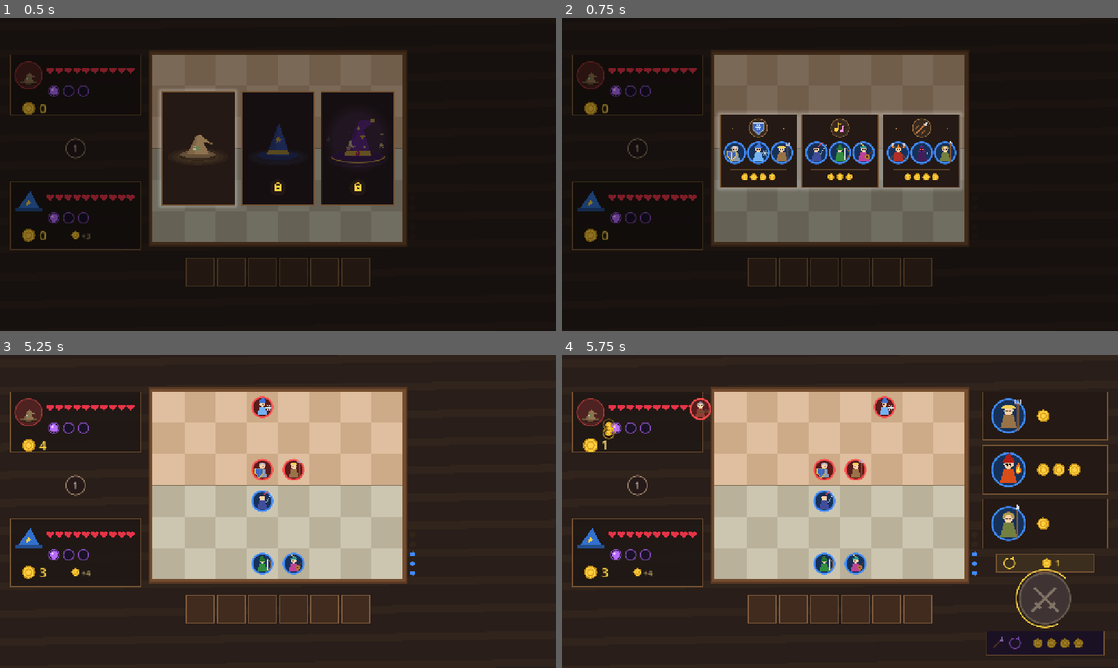
Above: before the commit, frames 1-4 (two rows, left to right).
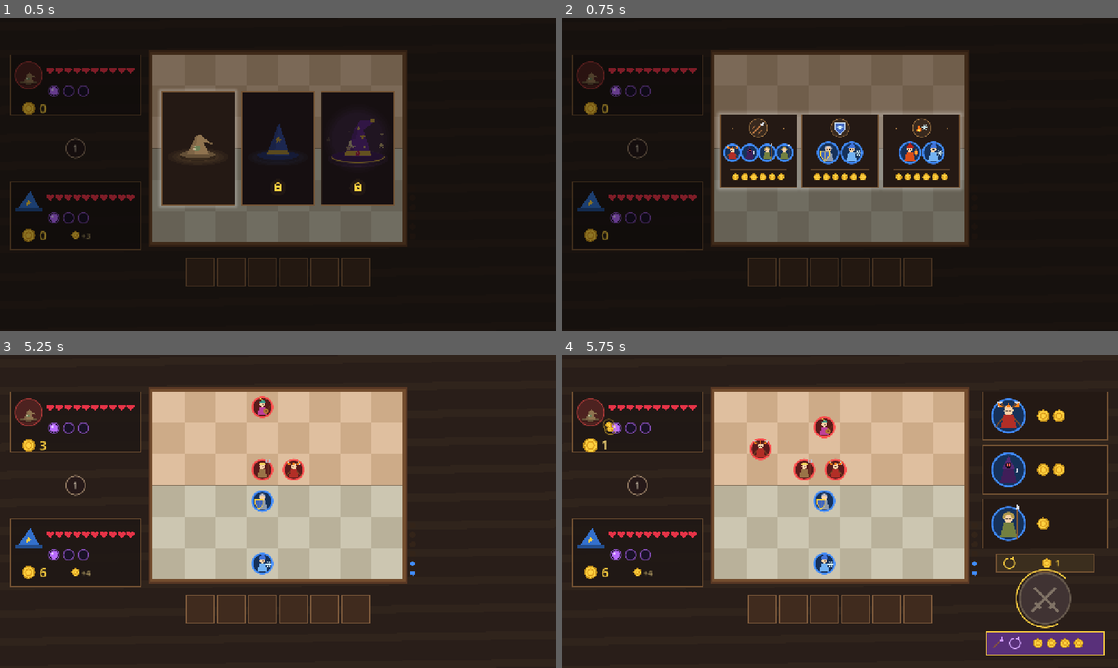
Above: after the commit, the same moments.

Repository: JaspervanderSter/game-off-2026
Game: Godot game, scene res://main.tscn
Same seed, same stepped clock (60 frames per second), same inputs: the game is played once before the commit and once after it. Sound files missing from this copy of the repository are replaced by a short silence.
Inputs (mouse positions are in pixels of both pictures, inside the frame that each line leads up to):
- Up to frame 1 (0.5 s): no input
- Up to frame 2 (0.75 s): tap Enter at 0.5 s; move the mouse to (962, 158) at 0.52 s; tap 1 at 0.6 s; click (962, 158) at 0.67 s
- Up to frame 3 (5.25 s): tap Space at 0.77, 1.25, 2.75, 3.77, 4.25 s; drag from (166, 527) to (250, 574) at 1.27 s; tap Enter at 2, 2.1, 3.5 s; move the mouse to (333, 442) at 2.02 s; click (333, 442) at 2.17 s; tap 1 at 2.3, 3.8, 5.1 s; drag from (250, 574) to (111, 464) at 2.77 s; move the mouse to (444, 558) at 3.52 s; tap 3 at 3.6 s; click (444, 558) at 3.67 s; drag from (111, 464) to (194, 433) at 4.27 s; move the mouse to (305, 511) at 5.02 s; click (305, 511) at 5.17 s
- Up to frame 4 (5.75 s): no input

Frame 1 is identical in both runs. In frame 2, 2.5% of the frame differs, in the area x 29-71%, y 33-52%; in frame 3, 0.7%; in frame 4, 4.3%, in the area x 7-98%, y 13-96%.

Commit message:
Deal twelve balanced starting compositions from hidden decks
Replace the three fixed starting packs with twelve themed compositions of
two to four creatures, each with its own crest. The player is dealt three
cards per duel from a hidden deck that reshuffles after nine cards; the
opponent draws one opening per duel from its own deck, also reshuffled after
nine. The Archmage no longer always opens with Control.

Contents and bonus gold were tuned in Archmage-vs-Archmage duels between
every pair (new training/pack_matrix.sh): all compositions score 45-54%.

Co-Authored-By: Claude Opus 5.5 <noreply@anthropic.com>

Diff:
--- a/prototypes/prototype_02/scripts/ai/enemy_ai.gd
+++ b/prototypes/prototype_02/scripts/ai/enemy_ai.gd
@@ -30,10 +30,10 @@
 	"low_health_bonus": 0.25, "stun_value": 0.16, "interrupt_value": 1.1,
 }
 # Archmage strategy, tuned in full AI-vs-AI duels (training/arena.gd):
-# Control opening, peasant harvest valued while hearts remain, seeker-bolt
-# crossbowmen, a wide frontline and hexes that count the level reset.
+# peasant harvest valued while hearts remain, seeker-bolt crossbowmen, a wide
+# frontline and hexes that count the level reset. Its opening is dealt from its
+# deck like every other level's.
 const ARCHMAGE_PROFILE := {
-	"pack": 0, # Control
 	"fireball_value": 32.0, "blizzard_value": 8.0,
 	"star_ability_scaling": 1.0, "chain_value": 25.0,
 	"harvest_value": 35.0, "harvest_hp_power": 1.0,
@@ -54,8 +54,9 @@
 	return ARCHMAGE_PROFILE if level == Difficulty.ARCHMAGE else DEFAULT_PROFILE
 
 
+## Simulations draw an opening uniformly, unless the profile forces one
+## ("pack": index). The live game deals the opponent's opening from a PackDeck.
 static func choose_pack(rng: RandomNumberGenerator, profile: Dictionary = DEFAULT_PROFILE) -> Dictionary:
-	# With three fixed options, sample directly to give each opening opponents.
 	var index := rng.randi_range(0, CreatureDB.PACKS.size() - 1)
 	return CreatureDB.PACKS[int(profile.get("pack", index))]
 
--- /dev/null
+++ b/prototypes/prototype_02/scripts/core/pack_deck.gd
@@ -0,0 +1,83 @@
+class_name PackDeck
+extends RefCounted
+## Hidden deck of starting compositions (indices into CreatureDB.PACKS).
+## Draws come from a shuffled order without repeats; once RESHUFFLE_AFTER cards
+## have been dealt, or the next draw would pass that mark, the whole deck is
+## shuffled again. The player is dealt three cards per duel (every composition
+## of the first nine is seen before a repeat), the opponent one card per duel
+## from its own deck. Nothing on screen shows the deck: the cards simply look
+## random. The order survives restarts through `save_path`.
+
+const RESHUFFLE_AFTER := 9
+
+## Tests point this at a scratch file so they never disturb a player's decks.
+static var save_path := "user://pack_decks.cfg"
+
+var key: String
+var order: Array[int] = []
+var dealt := 0
+
+
+func _init(deck_key: String) -> void:
+	key = deck_key
+
+
+func deal(count: int, rng: RandomNumberGenerator) -> Array[int]:
+	if not _valid() or dealt + count > RESHUFFLE_AFTER:
+		shuffle(rng)
+	var cards: Array[int] = []
+	for i in count:
+		cards.append(order[dealt + i])
+	dealt += count
+	return cards
+
+
+func shuffle(rng: RandomNumberGenerator) -> void:
+	order.clear()
+	for i in CreatureDB.PACKS.size():
+		order.append(i)
+	# Fisher-Yates with the game's generator, so seeded runs are reproducible.
+	for i in range(order.size() - 1, 0, -1):
+		var j := rng.randi_range(0, i)
+		var swap := order[i]
+		order[i] = order[j]
+		order[j] = swap
+	dealt = 0
+
+
+## A saved order is only reused if it is still a permutation of the packs.
+func _valid() -> bool:
+	if order.size() != CreatureDB.PACKS.size() or dealt < 0 or dealt > RESHUFFLE_AFTER:
+		return false
+	var sorted := order.duplicate()
+	sorted.sort()
+	for i in sorted.size():
+		if sorted[i] != i:
+			return false
+	return true
+
+
+func load_state() -> void:
+	var config := ConfigFile.new()
+	if config.load(save_path) != OK:
+		return
+	var saved_order = config.get_value(key, "order", [])
+	var saved_dealt = config.get_value(key, "dealt", 0)
+	if saved_order is Array and saved_dealt is int:
+		order.clear()
+		for value in saved_order:
+			if not value is int:
+				order.clear()
+				return
+			order.append(value)
+		dealt = saved_dealt
+
+
+func save_state() -> void:
+	var config := ConfigFile.new()
+	config.load(save_path) # keep the other deck's section
+	config.set_value(key, "order", Array(order))
+	config.set_value(key, "dealt", dealt)
+	var error := config.save(save_path)
+	if error != OK:
+		push_warning("Could not save the %s deck: %s" % [key, error_string(error)])
--- a/prototypes/prototype_02/scripts/data/creature_db.gd
+++ b/prototypes/prototype_02/scripts/data/creature_db.gd
@@ -101,14 +101,37 @@
 	"peacock": {"family": "animal", "hp": 140, "dmg": 7, "interval": 1.2, "range": 0.3, "speed": 1.7, "armour": 0, "price": 2, "role": "support", "attack": "melee", "ability": "display", "cd": 6.0, "cd_start": 2.0, "radius": 2.6, "duration": 4.0, "power": 1.8},
 }
 
-# All three packs are offered. Bonus gold is granted once, before the first shop.
+# Themed starting compositions of two to four creatures. Each duel deals three of
+# them from a hidden deck (PackDeck). Bonus gold is granted once, before the
+# first shop. Shop prices are a poor guide to an opening's worth: a fielded
+# peasant pays for itself every fight and compounds, and a strong first board
+# saves hearts. So contents and bonuses were tuned in Archmage-vs-Archmage duels
+# between every pair of compositions (training/pack_matrix.sh), not from prices.
 const PACKS := [
-	{"name": "Control", "emblem": "frost_shield",
-		"forms": ["guardian", "frost_mage", "peasant"], "bonus_gold": 1},
-	{"name": "Tempo", "emblem": "song",
-		"forms": ["duelist", "archer", "bard"], "bonus_gold": 0},
-	{"name": "Breakthrough", "emblem": "spear",
-		"forms": ["berserker", "assassin", "spearman"], "bonus_gold": 1},
+	{"name": "Village", "emblem": "pitchfork",
+		"forms": ["peasant", "peasant"], "bonus_gold": 0},
+	{"name": "Fortress", "emblem": "frost_shield",
+		"forms": ["guardian", "frost_mage"], "bonus_gold": 3},
+	{"name": "Troupe", "emblem": "song",
+		"forms": ["duelist", "archer", "bard"], "bonus_gold": 3},
+	{"name": "Raid", "emblem": "spear",
+		"forms": ["berserker", "assassin", "spearman", "spearman"], "bonus_gold": 3},
+	{"name": "Temple", "emblem": "halo",
+		"forms": ["cleric", "cleric", "guardian"], "bonus_gold": 3},
+	{"name": "Arcane", "emblem": "fire_ice",
+		"forms": ["pyromancer", "frost_mage"], "bonus_gold": 3},
+	{"name": "Hunt", "emblem": "bow",
+		"forms": ["archer", "archer", "crossbowman"], "bonus_gold": 1},
+	{"name": "Phalanx", "emblem": "spear_wall",
+		"forms": ["spearman", "spearman", "guardian"], "bonus_gold": 1},
+	{"name": "Shadows", "emblem": "moon_dagger",
+		"forms": ["assassin", "assassin", "crossbowman"], "bonus_gold": 0},
+	{"name": "Inferno", "emblem": "flame",
+		"forms": ["pyromancer", "berserker"], "bonus_gold": 2},
+	{"name": "Tavern", "emblem": "mug",
+		"forms": ["bard", "peasant", "berserker"], "bonus_gold": 0},
+	{"name": "Crusade", "emblem": "banner",
+		"forms": ["cleric", "duelist", "spearman"], "bonus_gold": 3},
 ]
 
 
--- a/prototypes/prototype_02/scripts/main.gd
+++ b/prototypes/prototype_02/scripts/main.gd
@@ -24,6 +24,12 @@
 var unlocked_difficulty := Difficulty.APPRENTICE
 var newly_unlocked_difficulty := -1
 var difficulty_progress_path := "user://difficulty_progress.cfg"
+const PACK_CHOICES := 3
+# Starting compositions come from hidden decks: three cards for the player per
+# duel, one for the opponent from its own deck.
+var player_deck := PackDeck.new("player")
+var enemy_deck := PackDeck.new("enemy")
+var offered_packs: Array[int] = [] # CreatureDB.PACKS indices on the three cards
 var battle: Battle = null
 var rng := RandomNumberGenerator.new()
 var drag: OwnedCreature = null
@@ -69,6 +75,8 @@
 	hud.z_index = 20
 	add_child(hud)
 	_load_difficulty_progress()
+	player_deck.load_state()
+	enemy_deck.load_state()
 	new_duel()
 
 
@@ -108,6 +116,8 @@
 		return
 	difficulty = level
 	enemy.ai_level = difficulty
+	offered_packs = player_deck.deal(PACK_CHOICES, rng)
+	player_deck.save_state()
 	phase = Phase.PACK
 	Sfx.play("click")
 
@@ -152,11 +162,13 @@
 	Sfx.play("click")
 
 
-func choose_pack(index: int) -> void:
-	if phase != Phase.PACK or index < 0 or index >= CreatureDB.PACKS.size():
-		return
-	player.take_starting_pack(CreatureDB.PACKS[index])
-	enemy.take_starting_pack(EnemyAI.choose_pack(rng, EnemyAI.profile_for(enemy.ai_level)))
+## `slot` is the card position (0 to 2) among the offered compositions.
+func choose_pack(slot: int) -> void:
+	if phase != Phase.PACK or slot < 0 or slot >= offered_packs.size():
+		return
+	player.take_starting_pack(CreatureDB.PACKS[offered_packs[slot]])
+	enemy.take_starting_pack(CreatureDB.PACKS[enemy_deck.deal(1, rng)[0]])
+	enemy_deck.save_state()
 	Sfx.play("buy")
 	start_round()
 
@@ -440,7 +452,7 @@
 					choose_difficulty(i)
 					return
 		Phase.PACK:
-			for i in CreatureDB.PACKS.size():
+			for i in offered_packs.size():
 				if Hud.pack_rect(i).has_point(pos):
 					choose_pack(i)
 					return
@@ -596,10 +608,10 @@
 						if Hud.offer_rect(i).has_point(mouse) and player.offers[i] != "":
 							hover_info = {"form": player.offers[i], "team": 0, "pos": mouse}
 		Phase.PACK:
-			for i in CreatureDB.PACKS.size():
-				var forms: Array = CreatureDB.PACKS[i].forms
+			for i in offered_packs.size():
+				var forms: Array = CreatureDB.PACKS[offered_packs[i]].forms
 				for j in forms.size():
-					if Hud.pack_token_pos(i, j).distance_to(mouse) < 24:
+					if Hud.pack_token_pos(i, j, forms.size()).distance_to(mouse) < Hud.pack_token_radius(forms.size()):
 						hover_info = {"form": forms[j], "team": 0, "pos": mouse}
 	queue_redraw()
 
--- a/prototypes/prototype_02/scripts/ui/hud.gd
+++ b/prototypes/prototype_02/scripts/ui/hud.gd
@@ -272,8 +272,15 @@
 	return game.enemy.ai_level
 
 
-static func pack_token_pos(i: int, j: int) -> Vector2:
-	return pack_rect(i).position + Vector2(34 + j * 54, 88)
+## Creature j of the n shown on card i, centred; four creatures sit closer.
+static func pack_token_pos(i: int, j: int, n: int) -> Vector2:
+	var spacing := 54.0 if n <= 3 else 40.0
+	var r := pack_rect(i)
+	return Vector2(r.get_center().x + (j - (n - 1) * 0.5) * spacing, r.position.y + 88)
+
+
+static func pack_token_radius(n: int) -> float:
+	return 24.0 if n <= 3 else 19.0
 
 
 static func charge_pos(i: int) -> Vector2:
@@ -725,16 +732,17 @@
 
 func _draw_pack_choice() -> void:
 	var mouse := get_global_mouse_position()
-	for i in CreatureDB.PACKS.size():
-		var pack: Dictionary = CreatureDB.PACKS[i]
+	for i in game.offered_packs.size():
+		var pack: Dictionary = CreatureDB.PACKS[game.offered_packs[i]]
 		var r := pack_rect(i)
 		var hovered := r.has_point(mouse)
 		_draw_choice_halo(r, pack_halo, i)
 		_panel(r, Color(0.22, 0.16, 0.1) if hovered else Color(0.14, 0.1, 0.08))
 		var emblem_pos := Vector2(r.get_center().x, r.position.y + 31)
 		Icons.pack_emblem(self, pack.emblem, emblem_pos, hovered)
-		for j in pack.forms.size():
-			Icons.token(self, pack.forms[j], pack_token_pos(i, j), 24, 0)
+		var n: int = pack.forms.size()
+		for j in n:
+			Icons.token(self, pack.forms[j], pack_token_pos(i, j, n), pack_token_radius(n), 0)
 		var coin_row := Vector2(emblem_pos.x, r.end.y - 24)
 		var divider := Color(0.45, 0.32, 0.2, 0.65)
 		draw_line(coin_row + Vector2(-66, -17), coin_row + Vector2(66, -17), divider, 1.0)
--- a/prototypes/prototype_02/scripts/ui/icons.gd
+++ b/prototypes/prototype_02/scripts/ui/icons.gd
@@ -618,6 +618,74 @@
 			ci.draw_line(p + Vector2(-14, 2), p + Vector2(-7, -5), Color(shaft, 0.8), 2, true)
 			ci.draw_line(p + Vector2(0, 13), p + Vector2(7, 6), Color(shaft, 0.8), 2, true)
 			_poly(ci, p, 1, [Vector2(3, -9), Vector2(14, -14), Vector2(9, -3)], Color(0.85, 0.87, 0.9))
+		"pitchfork":
+			# Wheat ear behind a peasant's pitchfork.
+			var straw := Color(0.95, 0.8, 0.35)
+			ci.draw_line(p + Vector2(-9, 13), p + Vector2(-3, -6), Color(straw, 0.8), 1.5, true)
+			for k in 4:
+				var q := p + Vector2(-3, -6).lerp(Vector2(-8, 9), k / 4.0)
+				_ellipse(ci, q + Vector2(-2.5, 0), 1, Vector2.ZERO, 3.2, 1.6, straw, -0.9)
+				_ellipse(ci, q + Vector2(2.0, -1), 1, Vector2.ZERO, 3.2, 1.6, straw, 0.6)
+			var wood := Color(0.6, 0.38, 0.2)
+			var prong := Color(0.8, 0.8, 0.85)
+			ci.draw_line(p + Vector2(8, 15), p + Vector2(2, -4), wood, 3, true)
+			ci.draw_line(p + Vector2(-3, -4), p + Vector2(8, -4), prong, 2, true)
+			for x in [-3.0, 2.5, 8.0]:
+				ci.draw_line(p + Vector2(x, -4), p + Vector2(x, -14), prong, 1.8, true)
+		"halo":
+			# Rising sun of the temple, ringed by a halo.
+			for k in 8:
+				var d := Vector2.from_angle(TAU * k / 8.0 + 0.2)
+				ci.draw_line(p + d * 9, p + d * 15, Color(GOLD, 0.85), 2, true)
+			ci.draw_circle(p, 7, Color(1.0, 0.97, 0.85), true)
+			ci.draw_arc(p, 10.5, 0, TAU, 24, GOLD, 2, true)
+		"fire_ice":
+			_flame(ci, p + Vector2(-6, 3), 11)
+			_snowflake(ci, p + Vector2(7, -2), 6.5, Color(0.85, 0.97, 1.0))
+		"bow":
+			var wood := Color(0.72, 0.46, 0.22)
+			ci.draw_arc(p + Vector2(-6, 0), 14, -1.15, 1.15, 16, wood, 3, true)
+			var top := p + Vector2(-6, 0) + Vector2.from_angle(-1.15) * 14
+			var bottom := p + Vector2(-6, 0) + Vector2.from_angle(1.15) * 14
+			ci.draw_line(top, bottom, Color(0.95, 0.95, 0.9), 1, true)
+			ci.draw_line(p + Vector2(-12, 0), p + Vector2(12, 0), Color(0.85, 0.8, 0.7), 1.6, true)
+			_poly(ci, p, 1, [Vector2(15, 0), Vector2(9, -4), Vector2(9, 4)], Color(0.85, 0.87, 0.9))
+			_poly(ci, p, 1, [Vector2(-12, 0), Vector2(-15, -4), Vector2(-10, 0), Vector2(-15, 4)], Color(0.3, 0.6, 0.3))
+		"spear_wall":
+			# Three raised spears behind a row of shields.
+			var shaft := Color(0.72, 0.47, 0.25)
+			for x in [-8.0, 0.0, 8.0]:
+				ci.draw_line(p + Vector2(x, 8), p + Vector2(x, -9), shaft, 2, true)
+				_poly(ci, p, 1, [Vector2(x - 3, -9), Vector2(x + 3, -9), Vector2(x, -16)], Color(0.85, 0.87, 0.9))
+			for x in [-8.0, 0.0, 8.0]:
+				ci.draw_circle(p + Vector2(x, 7), 5, Color(0.45, 0.5, 0.25), true)
+				ci.draw_arc(p + Vector2(x, 7), 5, 0, TAU, 12, Color(0.75, 0.62, 0.3), 1.2, true)
+		"moon_dagger":
+			ci.draw_circle(p + Vector2(-3, -3), 11, Color(0.95, 0.92, 0.75), true)
+			ci.draw_circle(p + Vector2(2, -6), 10, Color(0.22, 0.16, 0.12), true)
+			ci.draw_line(p + Vector2(-6, 13), p + Vector2(-2, 9), Color(0.35, 0.18, 0.45), 3, true)
+			ci.draw_line(p + Vector2(-6, 7), p + Vector2(0, 11), GOLD, 2, true)
+			_poly(ci, p, 1, [Vector2(-4, 8), Vector2(-1, 11), Vector2(12, -8)], Color(0.85, 0.87, 0.92))
+		"flame":
+			_flame(ci, p + Vector2(0, 4), 15)
+			for v in [Vector2(-11, -8), Vector2(10, -11), Vector2(12, 2)]:
+				ci.draw_circle(p + v, 1.6, Color(1.0, 0.7, 0.2), true)
+		"mug":
+			var wood := Color(0.62, 0.4, 0.2)
+			ci.draw_arc(p + Vector2(8, 1), 5.5, -PI * 0.5, PI * 0.5, 10, wood.darkened(0.2), 2.5, true)
+			ci.draw_rect(Rect2(p + Vector2(-9, -6), Vector2(17, 19)), wood)
+			for y in [-1.0, 7.0]:
+				ci.draw_line(p + Vector2(-9, y), p + Vector2(8, y), Color(0.45, 0.45, 0.5), 1.5)
+			for v in [Vector2(-6, -7), Vector2(0, -9), Vector2(5, -7)]:
+				ci.draw_circle(p + v, 4.2, Color(0.98, 0.96, 0.9), true)
+		"banner":
+			ci.draw_line(p + Vector2(-9, 15), p + Vector2(-9, -15), Color(0.72, 0.47, 0.25), 2, true)
+			ci.draw_circle(p + Vector2(-9, -15), 2, GOLD, true)
+			var cloth := [Vector2(-8, -13), Vector2(12, -13), Vector2(12, 6), Vector2(2, 1), Vector2(-8, 6)]
+			_poly(ci, p, 1, cloth, Color(0.95, 0.93, 0.88))
+			ci.draw_polyline(_pts(p, 1, cloth + [cloth[0]]), GOLD, 1.2, true)
+			ci.draw_line(p + Vector2(2, -10), p + Vector2(2, -1), GOLD, 2.5)
+			ci.draw_line(p + Vector2(-2, -7), p + Vector2(6, -7), GOLD, 2.5)
 
 
 # --- Difficulty hats ------------------------------------------------------------
--- a/prototypes/prototype_02/tests/capture.gd
+++ b/prototypes/prototype_02/tests/capture.gd
@@ -12,6 +12,7 @@
 		if arg.begins_with("--capture-dir="):
 			capture_dir = arg.trim_prefix("--capture-dir=")
 	DirAccess.make_dir_recursive_absolute(capture_dir)
+	PackDeck.save_path = capture_dir.path_join("pack_decks.cfg")
 	game = load("res://main.tscn").instantiate()
 	add_child(game)
 	await _frames(10)
@@ -21,6 +22,15 @@
 	game.choose_difficulty(Difficulty.APPRENTICE)
 	await _frames(4)
 	await _shot("01_pack")
+	if "--packs-only" in OS.get_cmdline_user_args():
+		# Every composition card, three per screenshot, the middle one hovered.
+		get_viewport().warp_mouse(Hud.pack_rect(1).get_center())
+		for page in CreatureDB.PACKS.size() / 3:
+			game.offered_packs.assign([page * 3, page * 3 + 1, page * 3 + 2])
+			await _frames(4)
+			await _shot("pack_cards_%d" % page)
+		get_tree().quit()
+		return
 	game.choose_pack(0)
 	if "--balance-only" in OS.get_cmdline_user_args():
 		await _capture_balance()
--- a/prototypes/prototype_02/tests/run_tests.gd
+++ b/prototypes/prototype_02/tests/run_tests.gd
@@ -8,6 +8,8 @@
 
 
 func _ready() -> void:
+	# Games created by the tests deal from scratch decks, never the player's.
+	PackDeck.save_path = "user://pack_decks_test_%d_%d.cfg" % [OS.get_process_id(), Time.get_ticks_usec()]
 	_test_network()
 	_test_charges()
 	_test_transformation_rules()
@@ -36,6 +38,7 @@
 	_test_ai_strategy()
 	_test_difficulty()
 	_simulate_duels()
+	DirAccess.remove_absolute(PackDeck.save_path)
 	print("\n%d checks, %d failures" % [_checks, _failures])
 	get_tree().quit(1 if _failures > 0 else 0)
 
@@ -443,25 +446,79 @@
 
 
 func _test_starting_packs() -> void:
+	# Twelve themed compositions of two to four creatures, covering every shop
+	# creature. Their balance comes from AI duels (training/pack_matrix.sh).
+	check(CreatureDB.PACKS.size() == 12, "twelve starting compositions")
+	var emblems := {}
+	var uses := {}
+	for pack in CreatureDB.PACKS:
+		emblems[pack.emblem] = true
+		check(pack.forms.size() >= 2 and pack.forms.size() <= 4, "%s has two to four creatures" % pack.name)
+		check(int(pack.bonus_gold) >= 0 and int(pack.bonus_gold) <= 3, "%s bonus stays within 0-3 gold" % pack.name)
+		check(pack.forms.all(func(id: String) -> bool: return id in CreatureDB.shop_ids()), "%s holds shop creatures" % pack.name)
+		for id in pack.forms:
+			uses[id] = uses.get(id, 0) + 1
+	check(emblems.size() == CreatureDB.PACKS.size(), "every composition has its own crest")
+	check(CreatureDB.shop_ids().all(func(id: String) -> bool: return uses.has(id)),
+		"every shop creature starts in at least one composition")
+	var village: Array = CreatureDB.PACKS.filter(func(p: Dictionary) -> bool:
+		return p.forms.all(func(id: String) -> bool: return id == "peasant"))
+	check(village.size() == 1, "one composition is all peasants, for an economy opening")
+
+	# Hidden deck: no repeat within the first nine cards, then a full reshuffle.
+	var rng := RandomNumberGenerator.new()
+	rng.seed = 5
+	var deck := PackDeck.new("test")
+	var seen := {}
+	for duel in 3:
+		for card in deck.deal(3, rng):
+			seen[card] = true
+	check(seen.size() == 9, "three duels deal nine different compositions")
+	var fourth := deck.deal(3, rng)
+	check(deck.dealt == 3 and deck.order.slice(0, 3) == fourth, "the fourth deal reshuffles the whole deck")
+	var solo := PackDeck.new("solo")
+	seen.clear()
+	for duel in PackDeck.RESHUFFLE_AFTER:
+		seen[solo.deal(1, rng)[0]] = true
+	check(seen.size() == PackDeck.RESHUFFLE_AFTER, "the opponent's deck deals nine different openings in a row")
+	solo.deal(1, rng)
+	check(solo.dealt == 1, "the opponent's deck reshuffles after nine openings")
+	deck.save_state()
+	var reloaded := PackDeck.new("test")
+	reloaded.load_state()
+	check(reloaded.order == deck.order and reloaded.dealt == deck.dealt, "a deck resumes where it stopped")
+	reloaded.order[0] = reloaded.order[1]
+	check(reloaded.deal(1, rng).size() == 1 and reloaded.dealt == 1, "a corrupt saved deck is reshuffled")
+
 	var game = load("res://main.tscn").instantiate()
 	add_child(game)
-	for i in CreatureDB.PACKS.size():
+	game.player_deck.shuffle(rng)
+	game.enemy_deck.shuffle(rng)
+	seen.clear()
+	var enemy_seen := {}
+	for slot in 3:
 		game.new_duel()
 		game.choose_difficulty(Difficulty.APPRENTICE)
-		var pack: Dictionary = CreatureDB.PACKS[i]
-		game._left_press(Hud.pack_rect(i).get_center())
+		check(game.offered_packs.size() == 3, "three compositions are offered")
+		for card in game.offered_packs:
+			seen[card] = true
+		var pack: Dictionary = CreatureDB.PACKS[game.offered_packs[slot]]
+		game._left_press(Hud.pack_rect(slot).get_center())
 		var forms: Array = game.player.fielded().map(func(c: OwnedCreature) -> String: return c.form_id)
 		var gold := Rules.income(1) + int(pack.bonus_gold)
-		check(forms == pack.forms, "%s fields the selected trio" % pack.name)
+		check(forms == pack.forms, "%s fields the selected creatures" % pack.name)
 		check(game.round_num == 1 and game.player.gold == gold, "%s grants its first shop budget" % pack.name)
 		var enemy_forms: Array = game.enemy.fielded().map(func(c: OwnedCreature) -> String: return c.form_id)
 		var enemy_pack := CreatureDB.PACKS.filter(func(choice: Dictionary) -> bool: return choice.forms == enemy_forms)
 		check(enemy_pack.size() == 1 and game.enemy.gold == Rules.income(1) + enemy_pack[0].bonus_gold,
-			"opponent receives the bonus for its own trio")
-		game.choose_pack(i)
+			"opponent receives the bonus for its own composition")
+		enemy_seen[game.enemy_deck.order[game.enemy_deck.dealt - 1]] = true
+		game.choose_pack(slot)
 		check(game.round_num == 1 and game.player.gold == gold, "pack cannot be claimed twice")
 		game.start_round()
 		check(game.player.gold == gold + Rules.income(2), "pack bonus is not granted again in round two")
+	check(seen.size() == 9, "the player sees nine different compositions over three duels")
+	check(enemy_seen.size() == 3, "the opponent opens with three different compositions")
 	game.free()
 
 
@@ -1349,12 +1406,13 @@
 	check(EnemyAI.choose_cast(b, 1) != weak_enemy, "AI avoids transforming a weak enemy into stronger expected forms")
 	b.free()
 
-	# Archmage strategy: its own profile, Control opening and harvest economy.
+	# Archmage strategy: its own profile and harvest economy; its opening is dealt.
 	check(EnemyAI.profile_for(Difficulty.ARCHMAGE) == EnemyAI.ARCHMAGE_PROFILE
 		and EnemyAI.profile_for(Difficulty.ADEPT) == EnemyAI.DEFAULT_PROFILE
 		and EnemyAI.profile_for(Difficulty.APPRENTICE) == EnemyAI.DEFAULT_PROFILE,
 		"only the archmage uses the tuned strategy profile")
-	check(EnemyAI.choose_pack(rng, EnemyAI.ARCHMAGE_PROFILE).name == "Control", "archmage opens with the Control pack")
+	check(not EnemyAI.ARCHMAGE_PROFILE.has("pack"), "the archmage has no fixed opening")
+	check(EnemyAI.choose_pack(rng, {"pack": 4}) == CreatureDB.PACKS[4], "simulations can force an opening")
 	state = WizardState.new(1)
 	for id in ["guardian", "berserker", "archer"]:
 		state.add_creature(id)
--- a/prototypes/prototype_02/training/arena.gd
+++ b/prototypes/prototype_02/training/arena.gd
@@ -10,9 +10,14 @@
 ## "cast": {Difficulty casting overrides, delays as [min, max]}}.
 ## Prints one RESULT line: a_wins b_wins draws rounds a_hp_left b_hp_left, plus
 ## per-side averages (peasants fielded, stars, upgrades, gold left unspent).
+## A side opens with a uniformly drawn starting pack unless its profile sets
+## "pack" (an index). --packs='[{"forms": [...], "bonus_gold": n}, ...]' replaces
+## CreatureDB.PACKS for the run; --count-packs prints "PACKS n" and quits.
 
 const STEP := 1.0 / 30.0
 const MAX_ROUNDS := 40
+
+var packs: Array = CreatureDB.PACKS
 
 
 func _ready() -> void:
@@ -46,6 +51,17 @@
 			sides[0] = _side(arg.trim_prefix("--a="))
 		elif arg.begins_with("--b="):
 			sides[1] = _side(arg.trim_prefix("--b="))
+		elif arg.begins_with("--packs=") and arg != "--packs=":
+			var override = JSON.parse_string(arg.trim_prefix("--packs="))
+			if override is Array and not override.is_empty():
+				packs = override.map(func(p: Dictionary) -> Dictionary:
+					return {"forms": p.forms, "bonus_gold": int(p.bonus_gold)})
+			else:
+				push_error("Invalid packs: " + arg)
+	if OS.get_cmdline_user_args().has("--count-packs"):
+		print("PACKS %d" % packs.size())
+		get_tree().quit()
+		return
 	var wins := [0, 0]
 	var draws := 0
 	var rounds_total := 0
@@ -82,7 +98,9 @@
 	for team in 2:
 		shops[team].seed = seed_id * 7 + team
 		states[team].ai_level = sides[side_of[team]].level
-		states[team].take_starting_pack(EnemyAI.choose_pack(shops[team], sides[side_of[team]].profile))
+		# Same draw as EnemyAI.choose_pack, over the (possibly overridden) packs.
+		var drawn := shops[team].randi_range(0, packs.size() - 1)
+		states[team].take_starting_pack(packs[int(sides[side_of[team]].profile.get("pack", drawn))])
 	var rounds := 0
 	while states[0].hp > 0 and states[1].hp > 0 and rounds < MAX_ROUNDS:
 		rounds += 1
Not shown, added: prototypes/prototype_02/scripts/core/pack_deck.gd.uid
Not shown, added: prototypes/prototype_02/training/pack_matrix.sh
